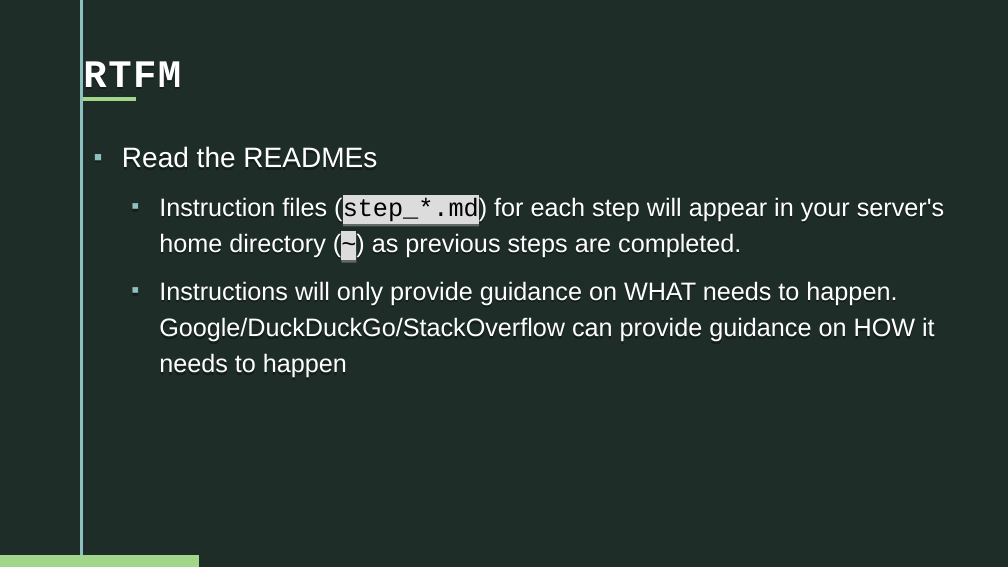
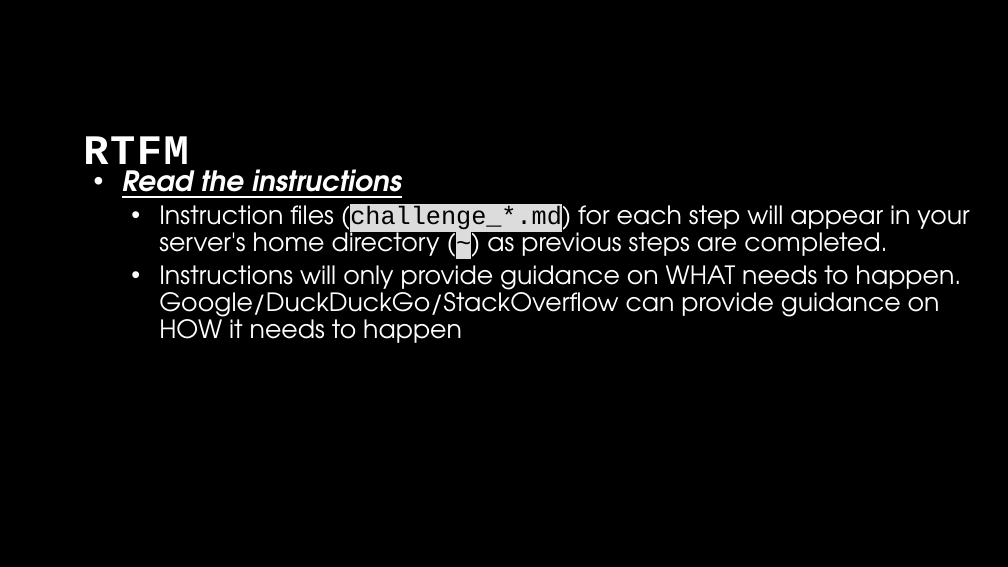
Before and after one commit to opensourcecorp/workshops, a slide deck: slide 15 of linux/docs/Linux-Workshop.odp (slide 16 before the commit). Drawn at 1008x567 pixels with LibreOffice and Linux fonts; fonts in the diff are those of the drawing; background and template pictures are left out. Boxes give left, top, right and bottom in pixels: in the first picture for what was removed or moved away, otherwise in the second. Text is boxed around its words. In the diff, an @@ line names an element or a change of style, - is before the commit and + after.

```diff
--- a/linux/docs/Linux-Workshop.odp
+++ b/linux/docs/Linux-Workshop.odp
@@ background picture (left out) to #000000 @@
@@ freeform shape removed at (80,0,84,566) @@
@@ freeform shape removed at (84,97,136,101) @@
@@ text "RTFM": place and size @@
-text "RTFM" at (83,61,181,98)
+text "RTFM" at (83,136,188,176)
@@ text "RTFM" at (83,136,188,176): size 27.8 to 30 pt; line spacing 1.1 to 0.9; less space between paragraphs @@
@@ text "Read the instructions": place and size @@
-text "Read the instructions" at (122,146,944,378)
+text "Read the instructions" at (122,160,969,343)
@@ text at (122,160,969,256): text changed; font Arial to TeX Gyre Adventor @@
-▪ Read the READMEs
-  ▪ Instruction files (step_*.md) for each step will appear in your server's home directory (~) as previous steps are completed.
+• Read the instructions
+  • Instruction files (challenge_*.md) for each step will appear in your server's home directory (~) as previous steps are completed.
@@ text at (159,258,962,343): font Arial to TeX Gyre Adventor in "Instructions will only provide guidance on WHAT ..."; bullet ▪ to •; line spacing 1.2 to 0.9; less space between paragraphs; bullet colour #8EC0C1 to #FFFFFF @@
@@ freeform shape removed at (0,554,200,566) @@
```
Also in this commit, not shown: 16 other slides changed, 1 slide removed.
